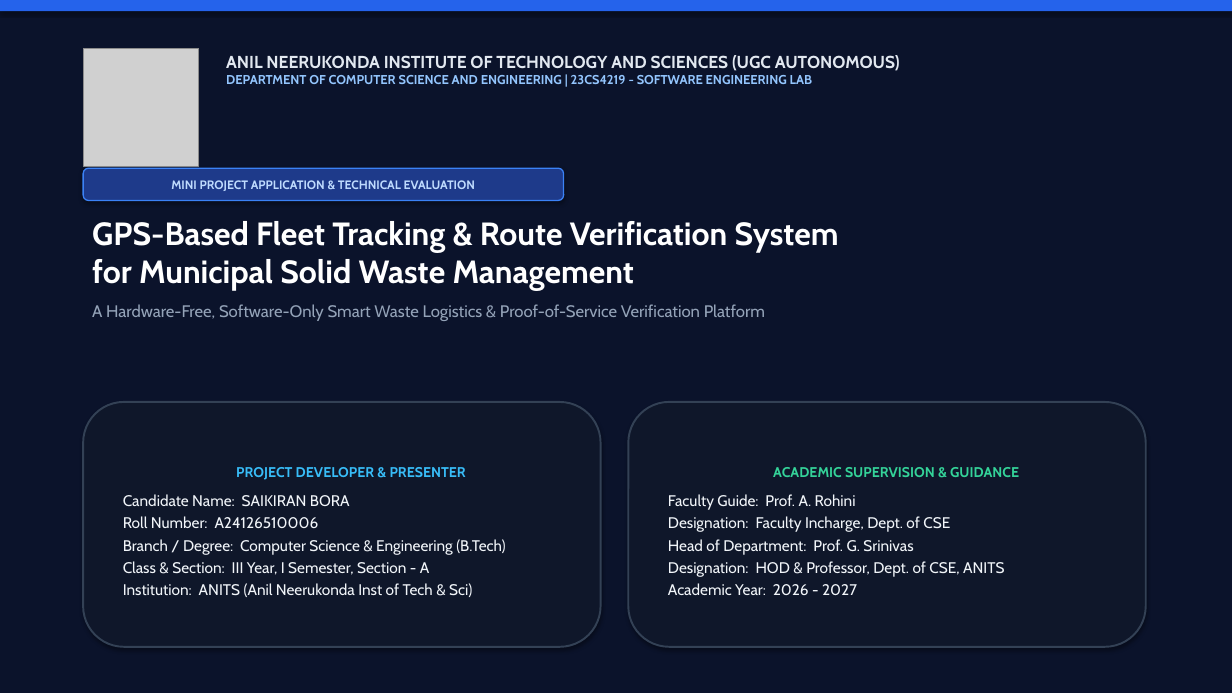
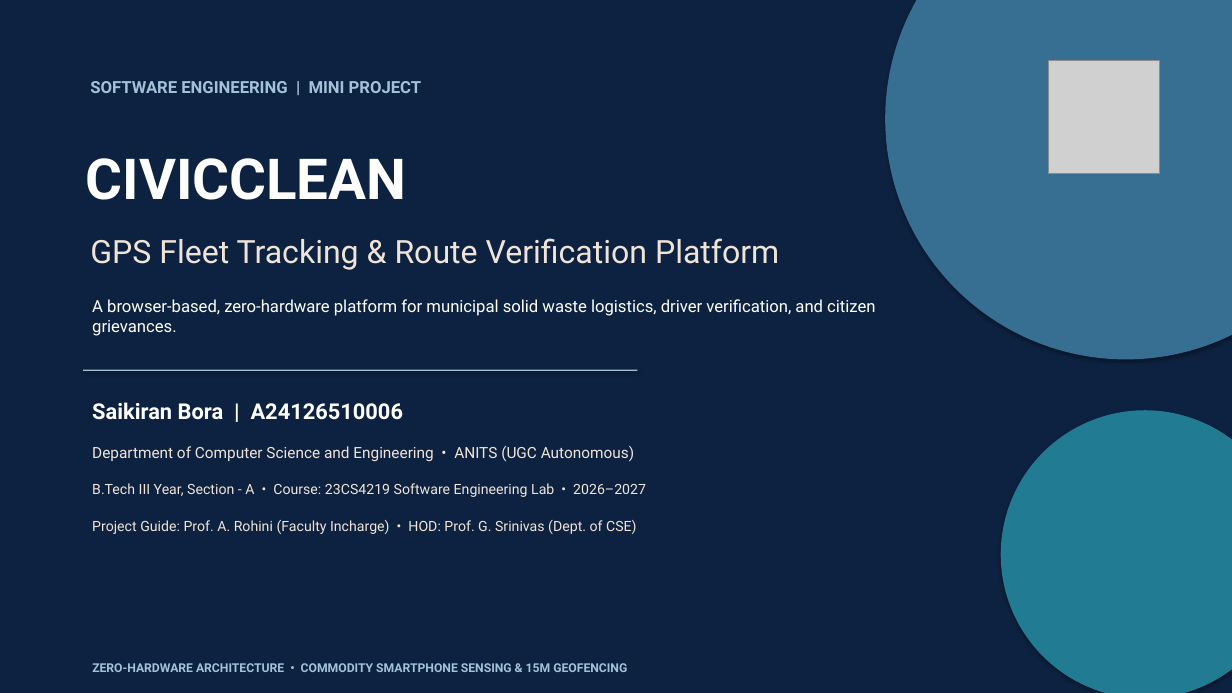
Before and after one commit to saikiranbora25-byte/municipal-waste-fleet-tracking, a slide deck: slide 1 of CivicClean_Municipal_Waste_Fleet_Tracking_Presentation.pptx. Drawn at 1232x693 pixels with LibreOffice and Linux fonts; fonts in the diff are those of the drawing; grey boxes stand for pictures. Boxes give left, top, right and bottom in pixels: in the first picture for what was removed or moved away, otherwise in the second. Text is boxed around its words. In the diff, an @@ line names an element or a change of style, - is before the commit and + after.

Commit message:
feat(presentation): redesign 15-slide deck matching reference PPT style with high-impact justifications

```diff
--- a/CivicClean_Municipal_Waste_Fleet_Tracking_Presentation.pptx
+++ b/CivicClean_Municipal_Waste_Fleet_Tracking_Presentation.pptx
@@ rectangle at (0,0,1232,693): fill #0B132B to #0D2240 @@
@@ rectangle removed at (0,0,1232,11) @@
@@ ellipse added at (885,0,1232,360), fill #366F91 @@
@@ text removed at (226,55,900,84) @@
-ANIL NEERUKONDA INSTITUTE OF TECHNOLOGY AND SCIENCES (UGC AUTONOMOUS)
-DEPARTMENT OF COMPUTER SCIENCE AND ENGINEERING | 23CS4219 - SOFTWARE ENGINEERING LAB
@@ text "SOFTWARE ENGINEERING | MINI PROJECT": place and size @@
-text "SOFTWARE ENGINEERING | MINI PROJECT" at (83,168,564,201)
+text "SOFTWARE ENGINEERING | MINI PROJECT" at (90,81,422,93)
@@ text "SOFTWARE ENGINEERING | MINI PROJECT" at (90,81,422,93): vertical alignment middle to top; fill #1E3A8A to none; outline #3B82F6 1 pt to none; shadow off @@
@@ text at (90,81,422,93): text changed; size 9.5 to 13 pt; font Cabin to Roboto; text colour #BFDBFE to #A4C2D7 @@
-MINI PROJECT APPLICATION & TECHNICAL EVALUATION
+SOFTWARE ENGINEERING | MINI PROJECT
@@ picture: place and size @@
-picture at (83,48,199,166)
+picture at (1049,60,1160,174)
@@ text added at (86,158,407,200), 44 pt, text #FFFFFF, bold @@
+CIVICCLEAN
@@ text added at (90,238,779,270), 25 pt, text #F0E4D9 @@
+GPS Fleet Tracking & Route Verification Platform
@@ text removed at (92,221,839,321) @@
-GPS-Based Fleet Tracking & Route Verification System
-for Municipal Solid Waste Management
-A Hardware-Free, Software-Only Smart Waste Logistics & Proof-of-Service Verification Platform
@@ text added at (92,299,875,336), 13 pt, text #FFFFFF @@
+A browser-based, zero-hardware platform for municipal solid waste logistics, driver verification, and citizen grievances.
@@ rectangle added at (83,370,638,371), fill #A4C2D7 @@
@@ rounded rectangle removed at (83,402,601,647) @@
-PROJECT DEVELOPER & PRESENTER
-Candidate Name: SAIKIRAN BORA
-Roll Number: A24126510006
-Branch / Degree: Computer Science & Engineering (B.Tech)
-Class & Section: III Year, I Semester, Section - A
-Institution: ANITS (Anil Neerukonda Inst of Tech & Sci)
@@ text added at (92,402,403,420), 17 pt, text #FFFFFF, bold @@
+Saikiran Bora | A24126510006
@@ rounded rectangle removed at (628,402,1146,647) @@
-ACADEMIC SUPERVISION & GUIDANCE
-Faculty Guide: Prof. A. Rohini
-Designation: Faculty Incharge, Dept. of CSE
-Head of Department: Prof. G. Srinivas
-Designation: HOD & Professor, Dept. of CSE, ANITS
-Academic Year: 2026 - 2027
@@ ellipse added at (1001,410,1232,693), fill #217B92 @@
@@ text added at (92,446,634,462), 12 pt, text #F0E4D9 @@
+Department of Computer Science and Engineering • ANITS (UGC Autonomous)
@@ text added at (92,483,646,497), 11 pt, text #F0E4D9 @@
+B.Tech III Year, Section - A • Course: 23CS4219 Software Engineering Lab • 2026–2027
@@ text added at (92,520,637,534), 11 pt, text #F0E4D9 @@
+Project Guide: Prof. A. Rohini (Faculty Incharge) • HOD: Prof. G. Srinivas (Dept. of CSE)
@@ text added at (92,663,627,672), 9.5 pt, text #A4C2D7, bold @@
+ZERO-HARDWARE ARCHITECTURE • COMMODITY SMARTPHONE SENSING & 15M GEOFENCING
```
Also in this commit, not shown: 4 other slides changed, 10 slides added, 11 slides removed, 1 other file.
